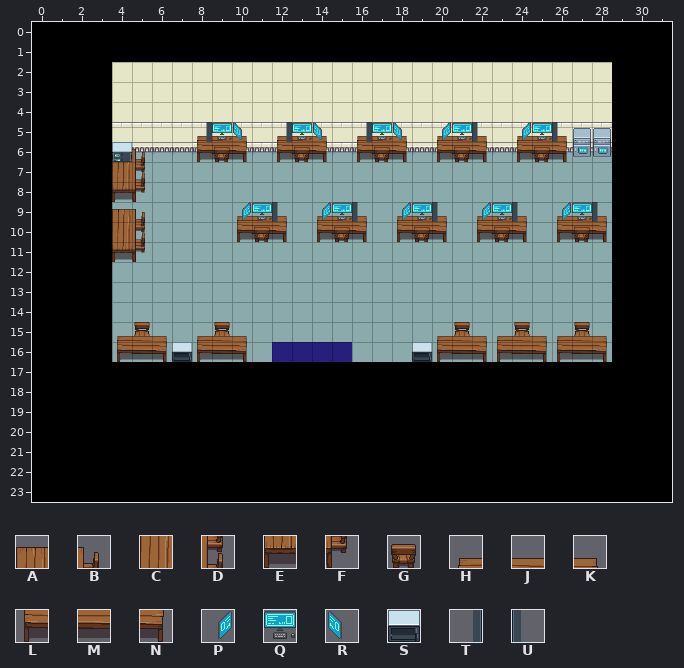
Tiled map, stored at assets/maps/salleS35.tmx. That is the earlier state.
Cells are 32x32 px. Shown: x 0..31, y 0..23.
Key: from "Interior": A 15, B 16, C 47, D 48, E 79, F 80, G 441, H 442, J 443, K 444, L 474, M 475, N 476; from "pixel-cyberpunk-interior": P 48, Q 49, R 50, S 77, T 126, U 130.
_ is an empty cell.
Layers that did not change in this view are not listed.
Layer "tables 99" before, first column x 0:
 7 ____CD__________________________
 8 ____EF__________________________
 9 ____AB____HJK_HJK_HJK_HJK_HJK___
10 ____CD____LMN_LMN_LMN_LMN_LMN___
11 ____EF__________________________
12 ________________________________
13 ________________________________
14 ________________________________
15 ____HJK_HJK_________HJKHJKHJK___
16 ____LMN_LMN_________LMNLMNLMN___
17 ________________________________
18 ________________________________
19 ________________________________
20 ________________________________
Layer "ordinateur 99" before, first column x 0:
 7 ________________________________
 8 ________________________________
 9 __________PQU_PQU_PQU_PQU_PQU___
10 ________________________________
11 ________________________________
12 ________________________________
13 ________________________________
14 ________________________________
15 ________________________________
16 _______S___________S____________
17 ________________________________
18 ________________________________
19 ________________________________
After:
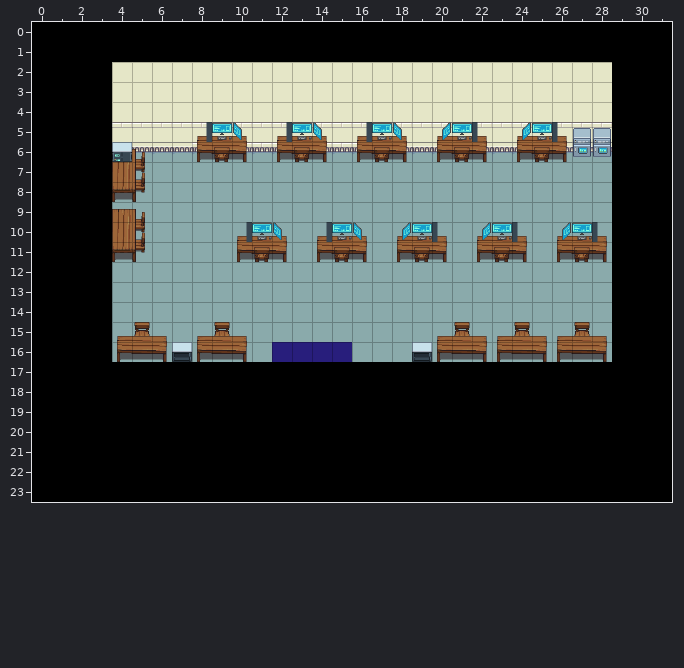
Diff:
{"where": "layer \"tables 99\""}
{"y":9,"x":10,"old":"HJK","new":"___"}
{"y":9,"x":14,"old":"HJK","new":"___"}
{"y":9,"x":18,"old":"HJK","new":"___"}
{"y":9,"x":22,"old":"HJK","new":"___"}
{"y":9,"x":26,"old":"HJK","new":"___"}
{"y":10,"x":10,"old":"LMN","new":"HJK"}
{"y":10,"x":14,"old":"LMN","new":"HJK"}
{"y":10,"x":18,"old":"LMN","new":"HJK"}
{"y":10,"x":22,"old":"LMN","new":"HJK"}
{"y":10,"x":26,"old":"LMN","new":"HJK"}
{"y":11,"x":10,"old":"___","new":"LMN"}
{"y":11,"x":14,"old":"___","new":"LMN"}
{"y":11,"x":18,"old":"___","new":"LMN"}
{"y":11,"x":22,"old":"___","new":"LMN"}
{"y":11,"x":26,"old":"___","new":"LMN"}
{"where": "layer \"chaise 99 #2\""}
{"y":10,"x":11,"old":"G","new":"_"}
{"y":10,"x":15,"old":"G","new":"_"}
{"y":10,"x":19,"old":"G","new":"_"}
{"y":10,"x":23,"old":"G","new":"_"}
{"y":10,"x":27,"old":"G","new":"_"}
{"y":11,"x":11,"old":"_","new":"G"}
{"y":11,"x":15,"old":"_","new":"G"}
{"y":11,"x":19,"old":"_","new":"G"}
{"y":11,"x":23,"old":"_","new":"G"}
{"y":11,"x":27,"old":"_","new":"G"}
{"where": "layer \"ordinateur 99\""}
{"y":9,"x":10,"old":"PQU","new":"___"}
{"y":9,"x":14,"old":"PQU","new":"___"}
{"y":9,"x":18,"old":"PQU","new":"___"}
{"y":9,"x":22,"old":"PQU","new":"___"}
{"y":9,"x":26,"old":"PQU","new":"___"}
{"y":10,"x":10,"old":"___","new":"TQR"}
{"y":10,"x":14,"old":"___","new":"TQR"}
{"y":10,"x":18,"old":"___","new":"PQU"}
{"y":10,"x":22,"old":"___","new":"PQU"}
{"y":10,"x":26,"old":"___","new":"PQU"}
{"label":"changed","picture_box":[237,202,287,262]}
{"label":"changed","picture_box":[317,202,367,262]}
{"label":"changed","picture_box":[397,202,447,262]}
{"label":"changed","picture_box":[477,202,527,262]}
{"label":"changed","picture_box":[557,202,607,262]}
